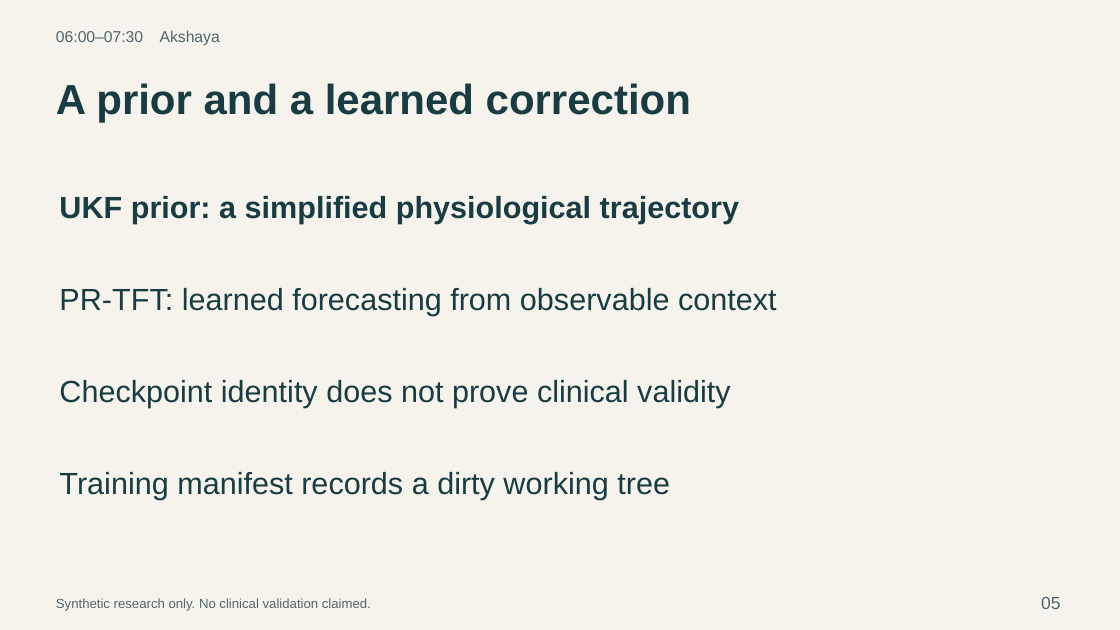
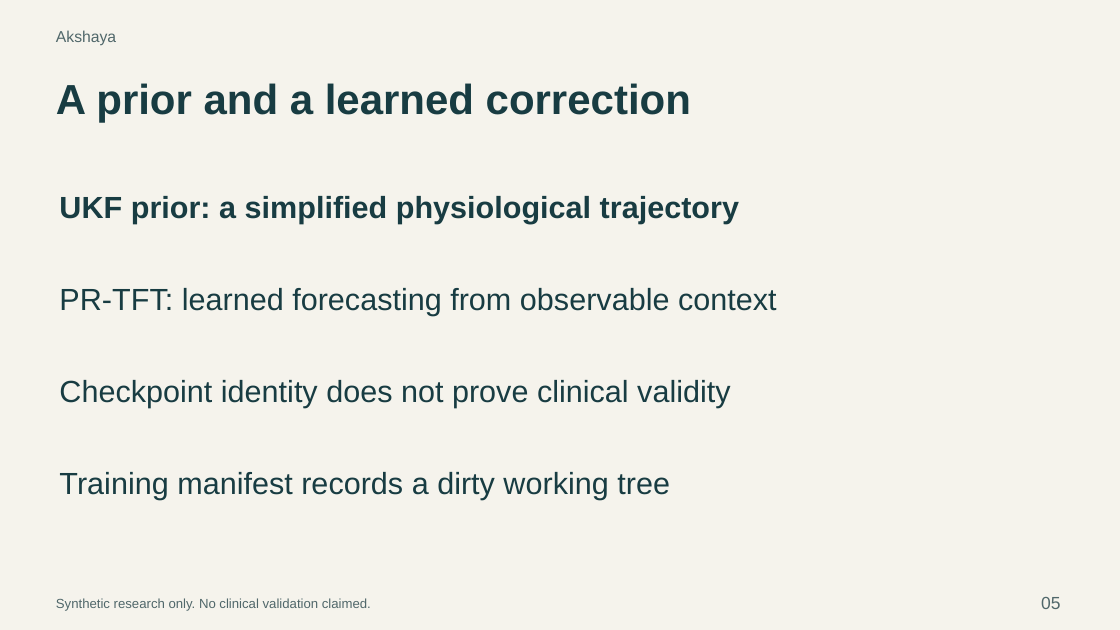
Before and after one commit to AkshayAlgoX/T2D-Glucose-Digital-Twin, a slide deck: slide 5 of docs/presentation/presentation.pptx. Drawn at 1120x630 pixels with LibreOffice and Linux fonts; fonts in the diff are those of the drawing. Boxes give left, top, right and bottom in pixels: in the first picture for what was removed or moved away, otherwise in the second. Text is boxed around its words. In the diff, an @@ line names an element or a change of style, - is before the commit and + after.

```diff
--- a/docs/presentation/presentation.pptx
+++ b/docs/presentation/presentation.pptx
@@ text at [56,30,116,45]: text changed @@
-06:00–07:30 Akshaya
+Akshaya
```
Also in this commit, not shown: 13 other slides changed, 5 other files.
